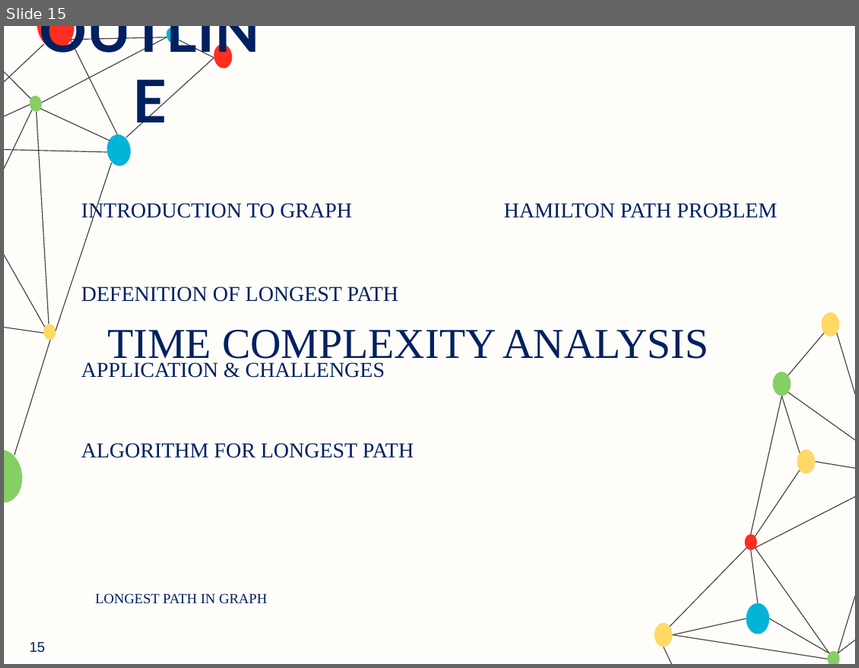
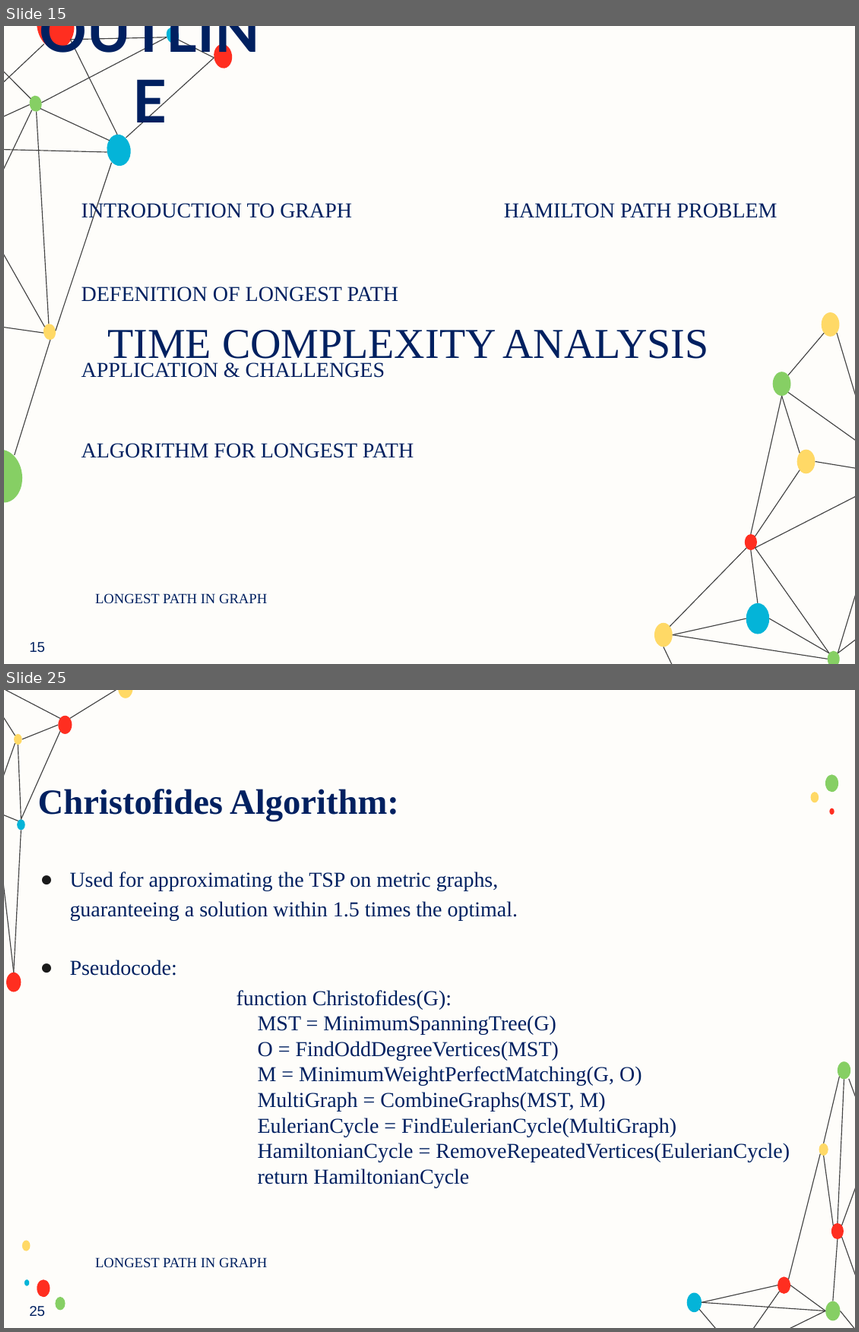
Before and after one commit to ParsaMohammadpour/advanced-algorithm-assignments, a slide deck: presentation/Longest_Path_Problem_in_Graphs.pptx. Shown one above the other, each under a label of ours: slide 15 before the commit, slides 15 and 25 after it; the slides between them are not shown. The pictures are 859x668 and 859x1332 pixels, drawn with LibreOffice and Linux fonts; fonts in the diff are those of the drawing; background and template pictures are left out. Boxes give left, top, right and bottom in pixels: in the first picture for what was removed or moved away, otherwise in the second. Text is boxed around its words. In the diff, an @@ line names an element or a change of style, - is before the commit and + after.

```diff
--- a/presentation/Longest_Path_Problem_in_Graphs.pptx
+++ b/presentation/Longest_Path_Problem_in_Graphs.pptx
@@ slide 25 added at box(4, 690, 855, 1328), background #FEFDFA @@
@@ line added from (22, 739) to (59, 725), #434343 0.75 pt @@
@@ title added at box(38, 789, 399, 821), 30 pt, text #002060, bold @@
+Christofides Algorithm:
@@ group added at box(22, 774, 838, 1310): 7 ellipses @@
@@ text added at box(70, 872, 518, 976), 18 pt, text #002060 @@
+● Used for approximating the TSP on metric graphs, guaranteeing a solution within 1.5 times the optimal.
+● Pseudocode:
@@ text added at box(237, 990, 790, 1188), 18 pt, text #002060 @@
+function Christofides(G):
+MST = MinimumSpanningTree(G)
+O = FindOddDegreeVertices(MST)
+M = MinimumWeightPerfectMatching(G, O)
+MultiGraph = CombineGraphs(MST, M)
+EulerianCycle = FindEulerianCycle(MultiGraph)
+HamiltonianCycle = RemoveRepeatedVertices(EulerianCycle)
+return HamiltonianCycle
@@ text added at box(95, 1258, 267, 1268), 12 pt, text #002060 @@
+LONGEST PATH IN GRAPH
@@ group added at box(4, 690, 855, 1328): 24 lines, 11 ellipses @@
@@ page number added at box(29, 1306, 45, 1317), 12 pt, text #002060 @@
+25
```
Also in this commit, not shown: 17 other slides added.
